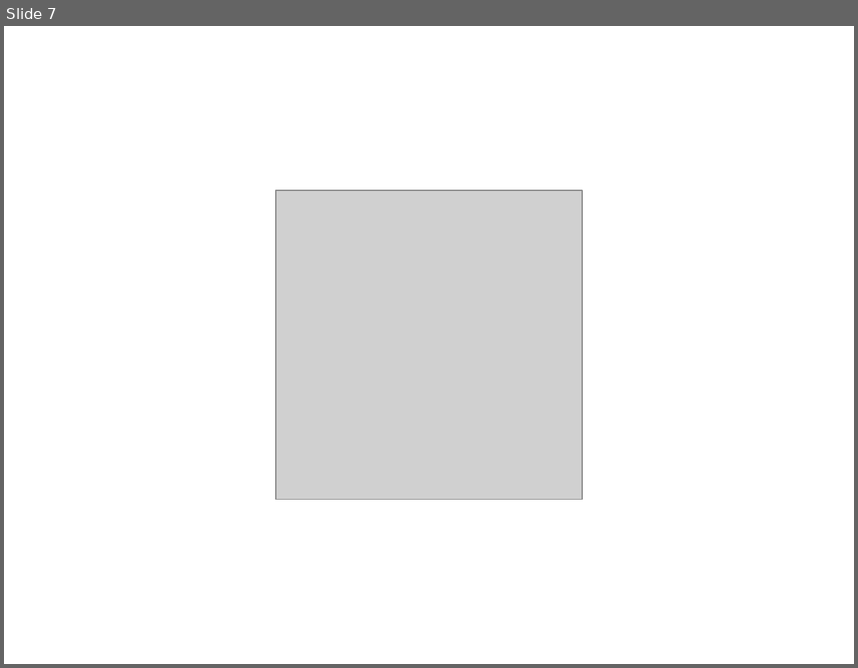
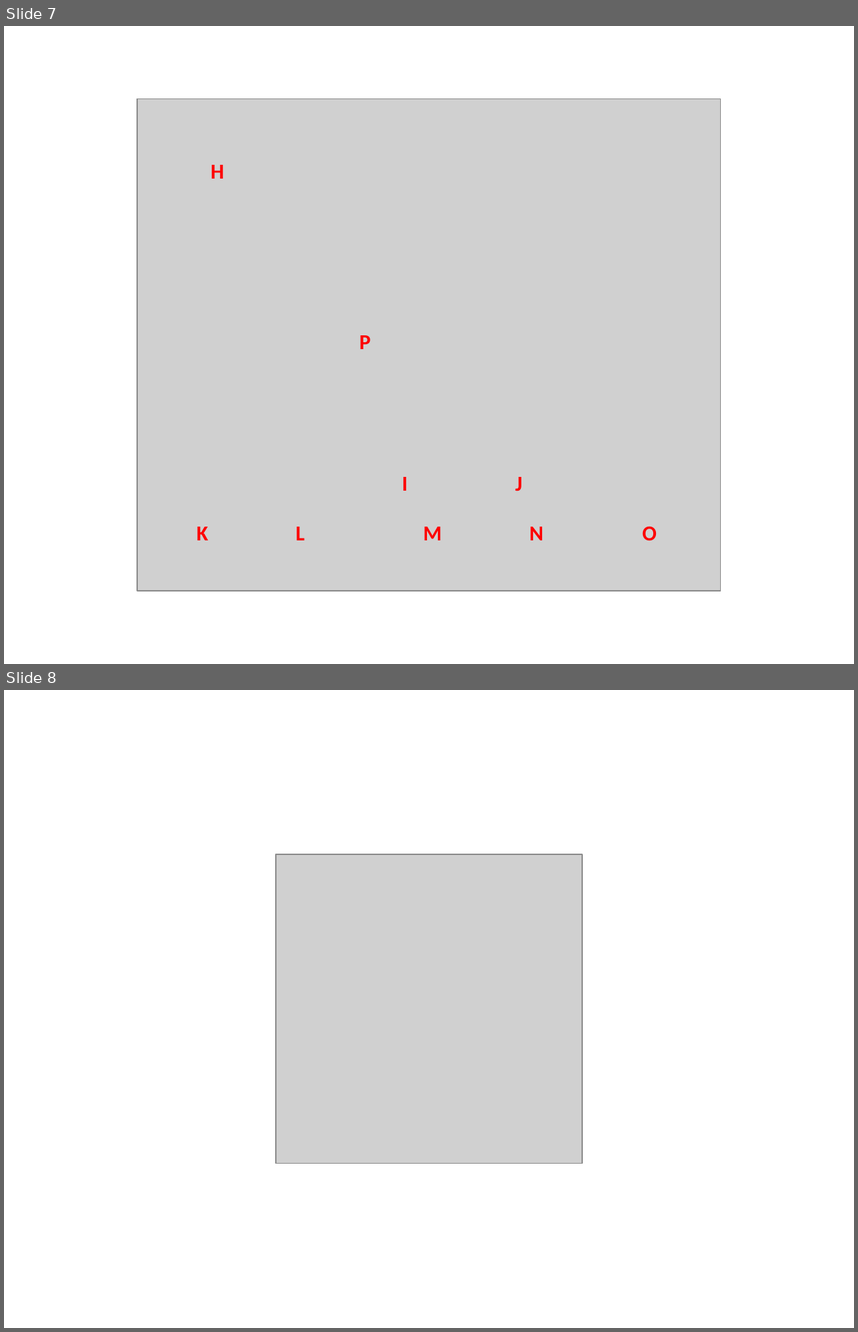
Before and after one commit to Jacob-Barhak/MIST, a slide deck: ImagePreperation.odp. Shown one above the other, each under a label of ours: slide 7 before the commit, slides 7 and 8 after it. The pictures are 858x668 and 858x1332 pixels, drawn with LibreOffice and Linux fonts; fonts in the diff are those of the drawing; grey boxes stand for pictures. Boxes give left, top, right and bottom in pixels: in the first picture for what was removed or moved away, otherwise in the second. Text is boxed around its words. In the diff, an @@ line names an element or a change of style, - is before the commit and + after.

```diff
--- a/ImagePreperation.odp
+++ b/ImagePreperation.odp
@@ slide 7 added at box(4, 26, 854, 664), background #FFFFFF @@
@@ picture added at box(137, 99, 721, 590) @@
@@ text added at box(211, 165, 224, 178), 18 pt, text #FF0000, bold @@
+H
@@ text added at box(359, 335, 370, 349), 18 pt, text #FF0000, bold @@
+P
@@ text added at box(402, 477, 408, 490), 18 pt, text #FF0000, bold @@
+I
@@ text added at box(515, 477, 522, 491), 18 pt, text #FF0000, bold @@
+J
@@ text added at box(197, 526, 208, 540), 18 pt, text #FF0000, bold @@
+K
@@ text added at box(296, 526, 305, 540), 18 pt, text #FF0000, bold @@
+L
@@ text added at box(424, 526, 442, 540), 18 pt, text #FF0000, bold @@
+M
@@ text added at box(530, 526, 544, 540), 18 pt, text #FF0000, bold @@
+N
@@ text added at box(642, 526, 657, 541), 18 pt, text #FF0000, bold @@
+O
@@ what was slide 7 is now slide 8 @@
```
Also in this commit, not shown: 1 slide changed, 49 other files.
